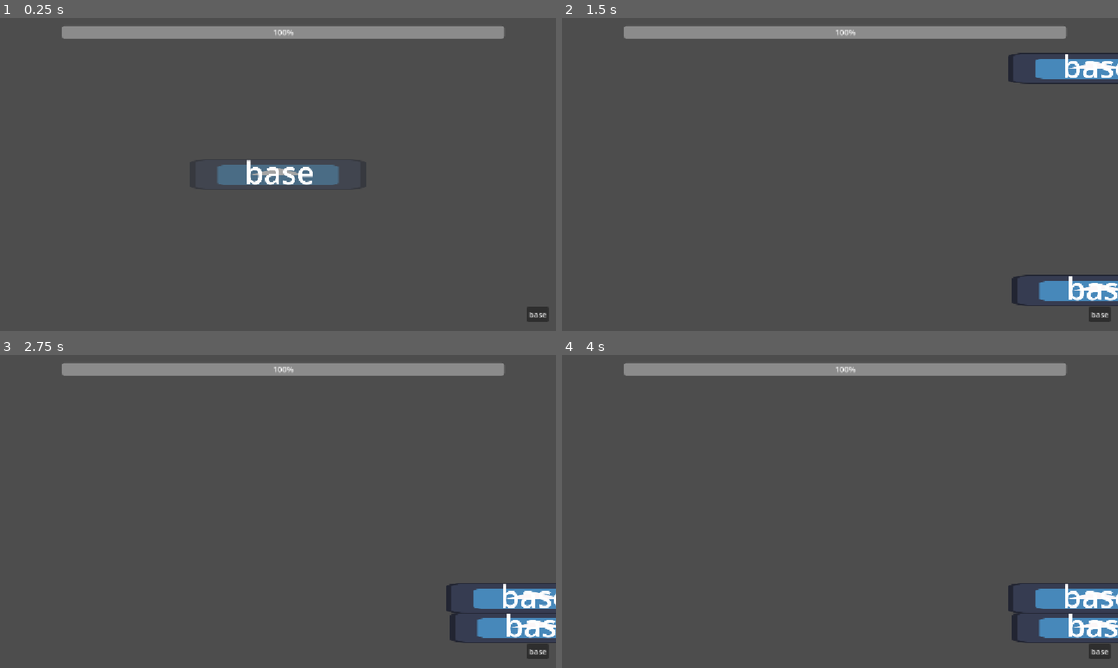
Above: before the commit, frames 1-4 (two rows, left to right).
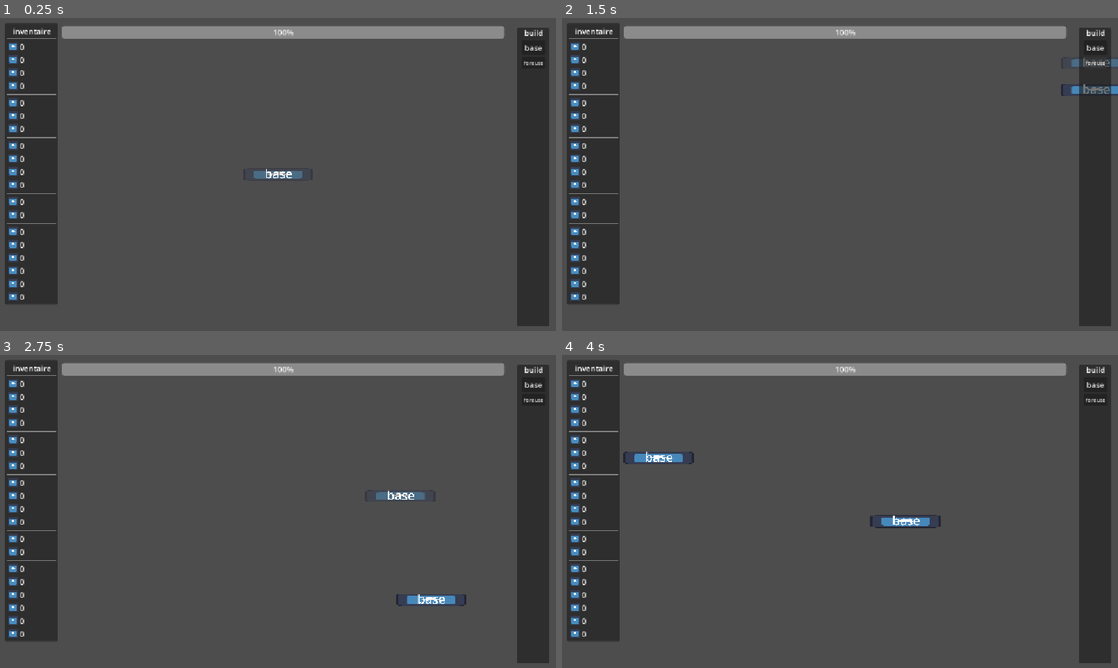
Above: after the commit, the same moments.

Repository: lucasbou-upsider/Indie-jam
Game: Godot game, scene res://scene/world.tscn
The game is run twice, just before and just after one commit, with the same random seed, the same clock (stepped at 60 frames per second) and the same inputs. Before the commit the project has no main scene; this scene is started directly in both runs. The engine's default icon, where the game draws it, is replaced by a stand-in: a white triangle on a blue panel in a dark square.
Inputs (mouse positions are in pixels of both pictures, inside the frame that each line leads up to):
- Up to frame 1 (0.25 s): no input
- Up to frame 2 (1.5 s): click "base" at 0.5 s; click (1095, 61) at 1.25 s, where only the run after the commit has a clickable "foreuse"
- Up to frame 3 (2.75 s): move the mouse to (400, 495) at 2.02 s; hold D (droite, bound only after the commit) from 2.03 s (still down); hold Shift (courir, bound only after the commit) from 2.03 s (still down)
- Up to frame 4 (4 s): move the mouse to (728, 527) at 2.77 s; release D (droite, bound only after the commit) at 2.78 s; release Shift (courir, bound only after the commit) at 2.78 s; hold S (bas, bound only after the commit) 2.78-3.53 s; click (728, 527) at 2.85 s; tap Shift (courir, bound only after the commit) at 3.05 s; move the mouse to (895, 442) at 3.52 s; hold D (droite, bound only after the commit) from 3.53 s (still down); hold Shift (courir, bound only after the commit) from 3.53 s (still down)

The runs differ from the first frame. In frame 1, 15% of the frame differs, in the area x 0-99%, y 2-99%; in frame 2, 15%; in frame 3, 15%; in frame 4, 15%, in the area x 0-100%, y 2-99%.

Commit message:
inventaire + metorites + camera

Diff:
--- a/GLOBAL.gd
+++ b/GLOBAL.gd
@@ -1,3 +1,25 @@
 extends Node
 
+#pv
 var base_pv := 100
+
+#inventaire
+var charbon := 0
+var bois := 0
+var pierre := 0
+var brique := 0
+var minerai_fer := 0
+var lingot_fer := 0
+var plaque_fer := 0
+var cuivre := 0
+var etain := 0
+var bronze := 0
+var engrenage_bronze := 0
+var lingot_acier := 0
+var barre_acier := 0
+var minerai_gluantite := 0
+var minerai_voidium := 0
+var minerai_axelium := 0
+var lingot_gluantite := 0
+var lingot_voidium := 0
+var lingot_axelium := 0
--- a/project.godot
+++ b/project.godot
@@ -11,6 +11,7 @@
 [application]
 
 config/name="Indie jam"
+run/main_scene="uid://cicrbxdj73ek4"
 config/features=PackedStringArray("4.7", "Forward Plus")
 config/icon="res://icon.svg"
 
@@ -30,6 +31,35 @@
 "events": [Object(InputEventMouseButton,"resource_local_to_scene":false,"resource_name":"","device":-1,"window_id":0,"a …(258 unchanged characters)…
 ]
 }
+haut={
+"deadzone": 0.2,
+"events": [Object(InputEventKey,"resource_local_to_scene":false,"resource_name":"","device":-1,"window_id":0,"alt_pressed":false,"shift_pressed":false,"ctrl_pressed":false,"meta_pressed":false,"pressed":false,"keycode":0,"physical_keycode":87,"key_label":0,"unicode":122,"location":0,"echo":false,"script":null)
+, Object(InputEventKey,"resource_local_to_scene":false,"resource_name":"","device":-1,"window_id":0,"alt_pressed":false,"shift_pressed":false,"ctrl_pressed":false,"meta_pressed":false,"pressed":false,"keycode":0,"physical_keycode":4194320,"key_label":0,"unicode":0,"location":0,"echo":false,"script":null)
+]
+}
+bas={
+"deadzone": 0.2,
+"events": [Object(InputEventKey,"resource_local_to_scene":false,"resource_name":"","device":-1,"window_id":0,"alt_pressed":false,"shift_pressed":false,"ctrl_pressed":false,"meta_pressed":false,"pressed":false,"keycode":0,"physical_keycode":83,"key_label":0,"unicode":115,"location":0,"echo":false,"script":null)
+, Object(InputEventKey,"resource_local_to_scene":false,"resource_name":"","device":-1,"window_id":0,"alt_pressed":false,"shift_pressed":false,"ctrl_pressed":false,"meta_pressed":false,"pressed":false,"keycode":0,"physical_keycode":4194322,"key_label":0,"unicode":0,"location":0,"echo":false,"script":null)
+]
+}
+gauche={
+"deadzone": 0.2,
+"events": [Object(InputEventKey,"resource_local_to_scene":false,"resource_name":"","device":-1,"window_id":0,"alt_pressed":false,"shift_pressed":false,"ctrl_pressed":false,"meta_pressed":false,"pressed":false,"keycode":0,"physical_keycode":65,"key_label":0,"unicode":113,"location":0,"echo":false,"script":null)
+, Object(InputEventKey,"resource_local_to_scene":false,"resource_name":"","device":-1,"window_id":0,"alt_pressed":false,"shift_pressed":false,"ctrl_pressed":false,"meta_pressed":false,"pressed":false,"keycode":0,"physical_keycode":4194319,"key_label":0,"unicode":0,"location":0,"echo":false,"script":null)
+]
+}
+droite={
+"deadzone": 0.2,
+"events": [Object(InputEventKey,"resource_local_to_scene":false,"resource_name":"","device":-1,"window_id":0,"alt_pressed":false,"shift_pressed":false,"ctrl_pressed":false,"meta_pressed":false,"pressed":false,"keycode":0,"physical_keycode":68,"key_label":0,"unicode":100,"location":0,"echo":false,"script":null)
+, Object(InputEventKey,"resource_local_to_scene":false,"resource_name":"","device":-1,"window_id":0,"alt_pressed":false,"shift_pressed":false,"ctrl_pressed":false,"meta_pressed":false,"pressed":false,"keycode":0,"physical_keycode":4194321,"key_label":0,"unicode":0,"location":0,"echo":false,"script":null)
+]
+}
+courir={
+"deadzone": 0.2,
+"events": [Object(InputEventKey,"resource_local_to_scene":false,"resource_name":"","device":-1,"window_id":0,"alt_pressed":false,"shift_pressed":true,"ctrl_pressed":false,"meta_pressed":false,"pressed":false,"keycode":0,"physical_keycode":4194325,"key_label":0,"unicode":0,"location":0,"echo":false,"script":null)
+]
+}
 
 [physics]
 
--- a/scene/Base.gd
+++ b/scene/craft/Base.gd
@@ -37,13 +37,21 @@
 	if bodycount == 0:
 		is_blueprint = false
 
-func _on_area_2d_area_exited(area: Area2D) -> void:
+func _on_area_2d_area_exited(_area: Area2D) -> void:
+	#regarder si possible de placer
 	if is_blueprint:
 		bodycount -= 1
 func _on_area_2d_area_entered(area: Area2D) -> void:
-	if is_blueprint and !area.get_parent().is_blueprint:
+	#degats
+	if !is_blueprint:
+		print(area.get_parent().get_parent().name)
+		if area.get_parent().get_parent().name == "kayou_spawn":
+			GLOBAL.base_pv -= 1
+	#regarder si possible de placer
+	if is_blueprint :
 		bodycount += 1
-	elif !area.get_parent().is_blueprint:
-		print(area.get_parent().linear_velocity)
-		if area.get_parent().linear_velocity >= Vector2(10000000,700):
-			print("aie")
+		#si objet tombe de trop haut faire des degats
+		#elif !area.get_parent().is_blueprint:
+			#print(area.get_parent().linear_velocity)
+			#if area.get_parent().linear_velocity >= Vector2(0,700):
+				#print("aie")
--- a/scene/Base.tscn
+++ b/scene/craft/Base.tscn
@@ -1,7 +1,7 @@
 [gd_scene format=3 uid="uid://byxo1qtpjx30p"]
 
-[ext_resource type="Script" uid="uid://bklmbpp2ndvr3" path="res://scene/Base.gd" id="1_bmgoh"]
-[ext_resource type="Texture2D" uid="uid://j61hq17ylyme" path="res://icon.svg" id="2_in47f"]
+[ext_resource type="Script" uid="uid://bklmbpp2ndvr3" path="res://scene/craft/Base.gd" id="1_fd1db"]
+[ext_resource type="Texture2D" uid="uid://j61hq17ylyme" path="res://icon.svg" id="2_vghjg"]
 
 [sub_resource type="RectangleShape2D" id="RectangleShape2D_x0iyh"]
 size = Vector2(726, 121)
@@ -10,12 +10,12 @@
 size = Vector2(734, 130)
 
 [node name="Base" type="RigidBody2D" unique_id=1313463931]
-script = ExtResource("1_bmgoh")
+script = ExtResource("1_fd1db")
 
 [node name="Sprite2D" type="Sprite2D" parent="." unique_id=2122953327]
 position = Vector2(7.6293945e-06, 0)
 scale = Vector2(5.7070313, 1)
-texture = ExtResource("2_in47f")
+texture = ExtResource("2_vghjg")
 
 [node name="CollisionShape2D" type="CollisionShape2D" parent="." unique_id=1266822311]
 position = Vector2(0, 0.5)
--- /dev/null
+++ b/scene/ennemie/kayou.gd
@@ -0,0 +1,21 @@
+extends RigidBody2D
+
+@onready var despawn: Timer = $Despawn
+
+func _ready() -> void:
+	freeze = true
+	var chute_aleatoire = randf_range(0, 2)
+	await get_tree().create_timer(chute_aleatoire).timeout
+	freeze = false
+
+
+func _process(_delta: float) -> void:
+	pass
+
+func _on_area_2d_body_entered(body: Node2D) -> void:
+	if body.get_parent().name != "kayou_spawn":
+		despawn.start()
+
+
+func _on_despawn_timeout() -> void:
+	queue_free()
--- /dev/null
+++ b/scene/ennemie/kayou.tscn
@@ -0,0 +1,30 @@
+[gd_scene format=3 uid="uid://btukiu61dok1y"]
+
+[ext_resource type="Script" uid="uid://b5g88l0a3fgxk" path="res://scene/ennemie/kayou.gd" id="1_2baxm"]
+[ext_resource type="Texture2D" uid="uid://j61hq17ylyme" path="res://icon.svg" id="1_nrhm5"]
+
+[sub_resource type="CircleShape2D" id="CircleShape2D_x0iyh"]
+radius = 68.0294
+
+[sub_resource type="CircleShape2D" id="CircleShape2D_o4a50"]
+radius = 83.02409
+
+[node name="kayou" type="RigidBody2D" unique_id=495438462]
+script = ExtResource("1_2baxm")
+
+[node name="Icon" type="Sprite2D" parent="." unique_id=1684763018]
+texture = ExtResource("1_nrhm5")
+
+[node name="CollisionShape2D" type="CollisionShape2D" parent="." unique_id=628127502]
+shape = SubResource("CircleShape2D_x0iyh")
+
+[node name="area_kayou" type="Area2D" parent="." unique_id=1644609227]
+
+[node name="CollisionShape2D" type="CollisionShape2D" parent="area_kayou" unique_id=1178398914]
+shape = SubResource("CircleShape2D_o4a50")
+
+[node name="Despawn" type="Timer" parent="." unique_id=1822630666]
+wait_time = 2.0
+
+[connection signal="body_entered" from="area_kayou" to="." method="_on_area_2d_body_entered"]
+[connection signal="timeout" from="Despawn" to="." method="_on_despawn_timeout"]
--- /dev/null
+++ b/scene/ennemie/kayou_spawn.gd
@@ -0,0 +1,22 @@
+extends Node2D
+
+const KAYOU = preload("uid://btukiu61dok1y")
+
+
+func _ready() -> void:
+	wave(200,0)
+
+func _process(_delta: float) -> void:
+	pass
+
+func wave(wave_number: int, strength):
+	if strength == 0:
+		for i in range(wave_number):
+			spawn_kayou()
+
+
+func spawn_kayou():
+	var kayou_pos_x = randf_range(-10000,10000)
+	var kayouinst = KAYOU.instantiate()
+	kayouinst.global_position = Vector2(kayou_pos_x, position.y)
+	add_child(kayouinst)
--- /dev/null
+++ b/scene/panel_inventaire.gd
@@ -0,0 +1,48 @@
+extends Panel
+
+@onready var charbon: RichTextLabel = $VBoxContainer/charbon
+@onready var bois: RichTextLabel = $VBoxContainer/bois
+@onready var pierre: RichTextLabel = $VBoxContainer/pierre
+@onready var brique: RichTextLabel = $VBoxContainer/brique
+@onready var minerai_fer: RichTextLabel = $VBoxContainer/minerai_fer
+@onready var lingot_fer: RichTextLabel = $VBoxContainer/lingot_fer
+@onready var plaque_fer: RichTextLabel = $VBoxContainer/plaque_fer
+@onready var cuivre: RichTextLabel = $VBoxContainer/cuivre
+@onready var etain: RichTextLabel = $VBoxContainer/etain
+@onready var bronze: RichTextLabel = $VBoxContainer/bronze
+@onready var engrenage_bronze: RichTextLabel = $VBoxContainer/engrenage_bronze
+@onready var lingot_acier: RichTextLabel = $VBoxContainer/lingot_acier
+@onready var barre_acier: RichTextLabel = $VBoxContainer/barre_acier
+@onready var minerai_gluantite: RichTextLabel = $VBoxContainer/minerai_gluantite
+@onready var lingot_gluantite: RichTextLabel = $VBoxContainer/lingot_gluantite
+@onready var minerai_axelium: RichTextLabel = $VBoxContainer/minerai_axelium
+@onready var lingot_axelium: RichTextLabel = $VBoxContainer/lingot_axelium
+@onready var minerai_voidium: RichTextLabel = $VBoxContainer/minerai_voidium
+@onready var lingot_voidium: RichTextLabel = $VBoxContainer/lingot_voidium
+
+
+
+func _ready() -> void:
+	pass
+
+
+func _process(_delta: float) -> void:
+	charbon.text = "      " + str(GLOBAL.charbon)
+	bois.text = "      " + str(GLOBAL.bois)
+	pierre.text = "      " + str(GLOBAL.pierre)
+	brique.text = "      " + str(GLOBAL.brique)
+	minerai_fer.text = "      " + str(GLOBAL.minerai_fer)
+	lingot_fer.text = "      " + str(GLOBAL.lingot_fer)
+	plaque_fer.text = "      " + str(GLOBAL.plaque_fer)
+	cuivre.text = "      " + str(GLOBAL.cuivre)
+	etain.text = "      " + str(GLOBAL.etain)
+	bronze.text = "      " + str(GLOBAL.bronze)
+	engrenage_bronze.text = "      " + str(GLOBAL.engrenage_bronze)
+	lingot_acier.text = "      " + str(GLOBAL.lingot_acier)
+	barre_acier.text = "      " + str(GLOBAL.barre_acier)
+	minerai_gluantite.text = "      " + str(GLOBAL.minerai_gluantite)
+	lingot_gluantite.text = "      " + str(GLOBAL.lingot_gluantite)
+	minerai_axelium.text = "      " + str(GLOBAL.minerai_axelium)
+	lingot_axelium.text = "      " + str(GLOBAL.lingot_axelium)
+	minerai_voidium.text = "      " + str(GLOBAL.minerai_voidium)
+	lingot_voidium.text = "      " + str(GLOBAL.lingot_voidium)
--- a/scene/world.gd
+++ b/scene/world.gd
@@ -1,7 +1,10 @@
 extends Node2D
 
 const base = preload("uid://byxo1qtpjx30p")
+var speed = 30
+
 @onready var progress_bar: ProgressBar = $Interface/ProgressBar
+@onready var camera_2d: Camera2D = $Camera2D
 
 
 func _ready() -> void:
@@ -9,8 +12,22 @@
 
 
 func _process(_delta: float) -> void:
+	#pv
 	progress_bar.value = GLOBAL.base_pv
 
+	#deplacement de la camera
+	if Input.is_action_pressed("courir"):
+		speed = 40
+	else:
+		speed = 30
+	if Input.is_action_pressed("droite"):
+		camera_2d.position += Vector2(speed,0)
+	if Input.is_action_pressed("gauche"):
+		camera_2d.position += Vector2(-speed,0)
+	if Input.is_action_pressed("haut"):
+		camera_2d.position += Vector2(0,-speed)
+	if Input.is_action_pressed("bas"):
+		camera_2d.position += Vector2(0,speed)
 
 
 
--- a/scene/world.tscn
+++ b/scene/world.tscn
@@ -1,7 +1,10 @@
 [gd_scene format=3 uid="uid://cicrbxdj73ek4"]
 
-[ext_resource type="PackedScene" uid="uid://byxo1qtpjx30p" path="res://scene/Base.tscn" id="1_pjass"]
+[ext_resource type="PackedScene" uid="uid://byxo1qtpjx30p" path="res://scene/craft/Base.tscn" id="1_pjass"]
 [ext_resource type="Script" uid="uid://dy7qnufb0wjm5" path="res://scene/world.gd" id="1_txmk2"]
+[ext_resource type="Script" uid="uid://xf8stc6u11am" path="res://scene/ennemie/kayou_spawn.gd" id="2_w4qq1"]
+[ext_resource type="Script" uid="uid://diaijbum1epva" path="res://scene/panel_inventaire.gd" id="4_emkrx"]
+[ext_resource type="Texture2D" uid="uid://j61hq17ylyme" path="res://icon.svg" id="4_m5mgf"]
 
 [sub_resource type="WorldBoundaryShape2D" id="WorldBoundaryShape2D_x0iyh"]
 
@@ -9,6 +12,10 @@
 position = Vector2(0, 3)
 script = ExtResource("1_txmk2")
 
+[node name="kayou_spawn" type="Node2D" parent="." unique_id=1171627499]
+position = Vector2(-5, -9385)
+script = ExtResource("2_w4qq1")
+
 [node name="sol" type="StaticBody2D" parent="." unique_id=880192580]
 position = Vector2(0, -3)
 
@@ -16,20 +23,15 @@
 shape = SubResource("WorldBoundaryShape2D_x0iyh")
 
 [node name="Camera2D" type="Camera2D" parent="." unique_id=1977665249]
-position = Vector2(-4, -544)
-zoom = Vector2(0.5, 0.5)
+position = Vector2(3, -1513)
+zoom = Vector2(0.2, 0.2)
+position_smoothing_enabled = true
+position_smoothing_speed = 8.0
 
 [node name="Base" parent="." unique_id=1313463931 instance=ExtResource("1_pjass")]
 position = Vector2(2, -433)
 
 [node name="Interface" type="CanvasLayer" parent="." unique_id=476184838]
-
-[node name="Button_base" type="Button" parent="Interface" unique_id=139180536]
-offset_left = 1092.0
-offset_top = 598.0
-offset_right = 1137.0
-offset_bottom = 629.0
-text = "base"
 
 [node name="ProgressBar" type="ProgressBar" parent="Interface" unique_id=910387552]
 offset_left = 128.0
@@ -37,4 +39,281 @@
 offset_right = 1045.0
 offset_bottom = 43.0
 
-[connection signal="pressed" from="Interface/Button_base" to="." method="_on_button_base_pressed"]
+[node name="Panel_construction" type="Panel" parent="Interface" unique_id=854815581]
+offset_left = 1071.0
+offset_top = 21.0
+offset_right = 1138.0
+offset_bottom = 638.0
+
+[node name="Label2" type="Label" parent="Interface/Panel_construction" unique_id=298868717]
+layout_mode = 0
+offset_left = 15.0
+offset_top = -2.0
+offset_right = 94.0
+offset_bottom = 21.0
+text = "build"
+
+[node name="VBoxContainer" type="VBoxContainer" parent="Interface/Panel_construction" unique_id=1813219988]
+layout_mode = 0
+offset_left = 10.0
+offset_top = 25.0
+offset_right = 55.0
+offset_bottom = 621.0
+
+[node name="Button_base" type="Button" parent="Interface/Panel_construction/VBoxContainer" unique_id=139180536]
+layout_mode = 2
+text = "base"
+
+[node name="Button_foreuse" type="Button" parent="Interface/Panel_construction/VBoxContainer" unique_id=1474403478]
+layout_mode = 2
+theme_override_font_sizes/font_size = 11
+text = "foreuse"
+
+[node name="Panel_inventaire" type="Panel" parent="Interface" unique_id=255062353]
+offset_left = 10.0
+offset_top = 11.0
+offset_right = 120.0
+offset_bottom = 593.0
+script = ExtResource("4_emkrx")
+
+[node name="nom" type="RichTextLabel" parent="Interface/Panel_inventaire" unique_id=1140581736]
+layout_mode = 0
+offset_left = 12.0
+offset_top = 5.0
+offset_right = 99.0
+offset_bottom = 28.0
+bbcode_enabled = true
+text = " inventaire"
+
+[node name="VBoxContainer" type="VBoxContainer" parent="Interface/Panel_inventaire" unique_id=1890208398]
+layout_mode = 0
+offset_left = 6.0
+offset_top = 29.0
+offset_right = 105.0
+offset_bottom = 303.0
+
+[node name="HSeparator2" type="HSeparator" parent="Interface/Panel_inventaire/VBoxContainer" unique_id=745164971]
+layout_mode = 2
+
+[node name="charbon" type="RichTextLabel" parent="Interface/Panel_inventaire/VBoxContainer" unique_id=127870168]
+layout_mode = 2
+bbcode_enabled = true
+text = "      0"
+fit_content = true
+
+[node name="Sprite2D" type="Sprite2D" parent="Interface/Panel_inventaire/VBoxContainer/charbon" unique_id=962454906]
+position = Vector2(11, 11.093751)
+scale = Vector2(0.1679688, 0.15478517)
+texture = ExtResource("4_m5mgf")
+
+[node name="bois" type="RichTextLabel" parent="Interface/Panel_inventaire/VBoxContainer" unique_id=817703598]
+layout_mode = 2
+bbcode_enabled = true
+text = "      0"
+fit_content = true
+
+[node name="Sprite2D" type="Sprite2D" parent="Interface/Panel_inventaire/VBoxContainer/bois" unique_id=1572426792]
+position = Vector2(11, 11.093751)
+scale = Vector2(0.1679688, 0.15478517)
+texture = ExtResource("4_m5mgf")
+
+[node name="pierre" type="RichTextLabel" parent="Interface/Panel_inventaire/VBoxContainer" unique_id=611138262]
+layout_mode = 2
+bbcode_enabled = true
+text = "      0"
+fit_content = true
+
+[node name="Sprite2D" type="Sprite2D" parent="Interface/Panel_inventaire/VBoxContainer/pierre" unique_id=1685979673]
+position = Vector2(11, 11.093751)
+scale = Vector2(0.1679688, 0.15478517)
+texture = ExtResource("4_m5mgf")
+
+[node name="brique" type="RichTextLabel" parent="Interface/Panel_inventaire/VBoxContainer" unique_id=638354899]
+layout_mode = 2
+bbcode_enabled = true
+text = "      0"
+fit_content = true
+
+[node name="Sprite2D" type="Sprite2D" parent="Interface/Panel_inventaire/VBoxContainer/brique" unique_id=937456655]
+position = Vector2(11, 11.093751)
+scale = Vector2(0.1679688, 0.15478517)
+texture = ExtResource("4_m5mgf")
+
+[node name="HSeparator" type="HSeparator" parent="Interface/Panel_inventaire/VBoxContainer" unique_id=529528253]
+layout_mode = 2
+
+[node name="minerai_fer" type="RichTextLabel" parent="Interface/Panel_inventaire/VBoxContainer" unique_id=1205359874]
+layout_mode = 2
+bbcode_enabled = true
+text = "      0"
+fit_content = true
+
+[node name="Sprite2D" type="Sprite2D" parent="Interface/Panel_inventaire/VBoxContainer/minerai_fer" unique_id=673413858]
+position = Vector2(11, 11.093751)
+scale = Vector2(0.1679688, 0.15478517)
+texture = ExtResource("4_m5mgf")
+
+[node name="lingot_fer" type="RichTextLabel" parent="Interface/Panel_inventaire/VBoxContainer" unique_id=1908718955]
+layout_mode = 2
+bbcode_enabled = true
+text = "      0"
+fit_content = true
+
+[node name="Sprite2D" type="Sprite2D" parent="Interface/Panel_inventaire/VBoxContainer/lingot_fer" unique_id=101793275]
+position = Vector2(11, 11.093751)
+scale = Vector2(0.1679688, 0.15478517)
+texture = ExtResource("4_m5mgf")
+
+[node name="plaque_fer" type="RichTextLabel" parent="Interface/Panel_inventaire/VBoxContainer" unique_id=600393060]
+layout_mode = 2
+bbcode_enabled = true
+text = "      0"
+fit_content = true
+
+[node name="Sprite2D" type="Sprite2D" parent="Interface/Panel_inventaire/VBoxContainer/plaque_fer" unique_id=1772572004]
+position = Vector2(11, 11.093751)
+scale = Vector2(0.1679688, 0.15478517)
+texture = ExtResource("4_m5mgf")
+
+[node name="HSeparator3" type="HSeparator" parent="Interface/Panel_inventaire/VBoxContainer" unique_id=1857483934]
+layout_mode = 2
+
+[node name="cuivre" type="RichTextLabel" parent="Interface/Panel_inventaire/VBoxContainer" unique_id=479548819]
+layout_mode = 2
+bbcode_enabled = true
+text = "      0"
+fit_content = true
+
+[node name="Sprite2D" type="Sprite2D" parent="Interface/Panel_inventaire/VBoxContainer/cuivre" unique_id=1810168223]
+position = Vector2(11, 11.093751)
+scale = Vector2(0.1679688, 0.15478517)
+texture = ExtResource("4_m5mgf")
+
+[node name="etain" type="RichTextLabel" parent="Interface/Panel_inventaire/VBoxContainer" unique_id=1142632573]
+layout_mode = 2
+bbcode_enabled = true
+text = "      0"
+fit_content = true
+
+[node name="Sprite2D" type="Sprite2D" parent="Interface/Panel_inventaire/VBoxContainer/etain" unique_id=1469592074]
+position = Vector2(11, 11.093751)
+scale = Vector2(0.1679688, 0.15478517)
+texture = ExtResource("4_m5mgf")
+
+[node name="bronze" type="RichTextLabel" parent="Interface/Panel_inventaire/VBoxContainer" unique_id=849401404]
+layout_mode = 2
+bbcode_enabled = true
+text = "      0"
+fit_content = true
+
+[node name="Sprite2D" type="Sprite2D" parent="Interface/Panel_inventaire/VBoxContainer/bronze" unique_id=699256973]
+position = Vector2(11, 11.093751)
+scale = Vector2(0.1679688, 0.15478517)
+texture = ExtResource("4_m5mgf")
+
+[node name="engrenage_bronze" type="RichTextLabel" parent="Interface/Panel_inventaire/VBoxContainer" unique_id=1514831582]
+layout_mode = 2
+bbcode_enabled = true
+text = "      0"
+fit_content = true
+
+[node name="Sprite2D" type="Sprite2D" parent="Interface/Panel_inventaire/VBoxContainer/engrenage_bronze" unique_id=1644077826]
+position = Vector2(11, 11.093751)
+scale = Vector2(0.1679688, 0.15478517)
+texture = ExtResource("4_m5mgf")
+
+[node name="HSeparator4" type="HSeparator" parent="Interface/Panel_inventaire/VBoxContainer" unique_id=1420825463]
+layout_mode = 2
+
+[node name="lingot_acier" type="RichTextLabel" parent="Interface/Panel_inventaire/VBoxContainer" unique_id=304470323]
+layout_mode = 2
+bbcode_enabled = true
+text = "      0"
+fit_content = true
+
+[node name="Sprite2D" type="Sprite2D" parent="Interface/Panel_inventaire/VBoxContainer/lingot_acier" unique_id=387657101]
+position = Vector2(11, 11.093751)
+scale = Vector2(0.1679688, 0.15478517)
+texture = ExtResource("4_m5mgf")
+
+[node name="barre_acier" type="RichTextLabel" parent="Interface/Panel_inventaire/VBoxContainer" unique_id=607768499]
+layout_mode = 2
+bbcode_enabled = true
+text = "      0"
+fit_content = true
+
+[node name="Sprite2D" type="Sprite2D" parent="Interface/Panel_inventaire/VBoxContainer/barre_acier" unique_id=868108290]
+position = Vector2(11, 11.093751)
+scale = Vector2(0.1679688, 0.15478517)
+texture = ExtResource("4_m5mgf")
+
+[node name="HSeparator5" type="HSeparator" parent="Interface/Panel_inventaire/VBoxContainer" unique_id=1770963757]
+layout_mode = 2
+
+[node name="minerai_gluantite" type="RichTextLabel" parent="Interface/Panel_inventaire/VBoxContainer" unique_id=1018305045]
+layout_mode = 2
+bbcode_enabled = true
+text = "      0"
+fit_content = true
+
+[node name="Sprite2D" type="Sprite2D" parent="Interface/Panel_inventaire/VBoxContainer/minerai_gluantite" unique_id=1107410778]
+position = Vector2(11, 11.093751)
+scale = Vector2(0.1679688, 0.15478517)
+texture = ExtResource("4_m5mgf")
+
+[node name="lingot_gluantite" type="RichTextLabel" parent="Interface/Panel_inventaire/VBoxContainer" unique_id=1225348942]
+layout_mode = 2
+bbcode_enabled = true
+text = "      0"
+fit_content = true
+
+[node name="Sprite2D" type="Sprite2D" parent="Interface/Panel_inventaire/VBoxContainer/lingot_gluantite" unique_id=1722195036]
+position = Vector2(11, 11.093751)
+scale = Vector2(0.1679688, 0.15478517)
+texture = ExtResource("4_m5mgf")
+
+[node name="minerai_axelium" type="RichTextLabel" parent="Interface/Panel_inventaire/VBoxContainer" unique_id=2140329339]
+layout_mode = 2
+bbcode_enabled = true
+text = "      0"
+fit_content = true
+
+[node name="Sprite2D" type="Sprite2D" parent="Interface/Panel_inventaire/VBoxContainer/minerai_axelium" unique_id=2120539696]
+position = Vector2(11, 11.093751)
+scale = Vector2(0.1679688, 0.15478517)
+texture = ExtResource("4_m5mgf")
+
+[node name="lingot_axelium" type="RichTextLabel" parent="Interface/Panel_inventaire/VBoxContainer" unique_id=779109299]
+layout_mode = 2
+bbcode_enabled = true
+text = "      0"
+fit_content = true
+
+[node name="Sprite2D" type="Sprite2D" parent="Interface/Panel_inventaire/VBoxContainer/lingot_axelium" unique_id=2126442206]
+position = Vector2(11, 11.093751)
+scale = Vector2(0.1679688, 0.15478517)
+texture = ExtResource("4_m5mgf")
+
+[node name="minerai_voidium" type="RichTextLabel" parent="Interface/Panel_inventaire/VBoxContainer" unique_id=2102971817]
+layout_mode = 2
+bbcode_enabled = true
+text = "      0"
+fit_content = true
+
+[node name="Sprite2D" type="Sprite2D" parent="Interface/Panel_inventaire/VBoxContainer/minerai_voidium" unique_id=772997581]
+position = Vector2(11, 11.093751)
+scale = Vector2(0.1679688, 0.15478517)
+texture = ExtResource("4_m5mgf")
+
+[node name="lingot_voidium" type="RichTextLabel" parent="Interface/Panel_inventaire/VBoxContainer" unique_id=294027918]
+layout_mode = 2
+bbcode_enabled = true
+text = "      0"
+fit_content = true
+
+[node name="Sprite2D" type="Sprite2D" parent="Interface/Panel_inventaire/VBoxContainer/lingot_voidium" unique_id=1920571123]
+position = Vector2(11, 11.093751)
+scale = Vector2(0.1679688, 0.15478517)
+texture = ExtResource("4_m5mgf")
+
+[connection signal="pressed" from="Interface/Panel_construction/VBoxContainer/Button_base" to="." method="_on_button_base_pressed"]
Renamed: scene/Base.gd.uid -> scene/craft/Base.gd.uid
Not shown, added: scene/ennemie/kayou.gd.uid
Not shown, added: scene/ennemie/kayou_spawn.gd.uid
Not shown, added: scene/panel_inventaire.gd.uid
